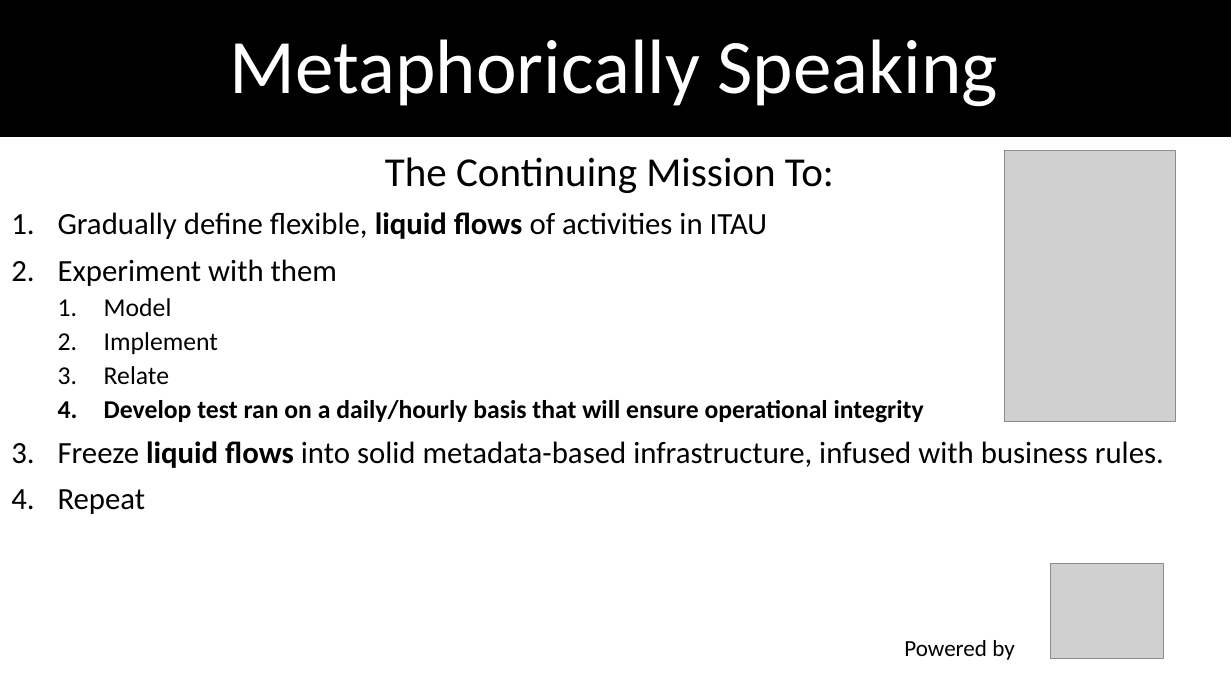
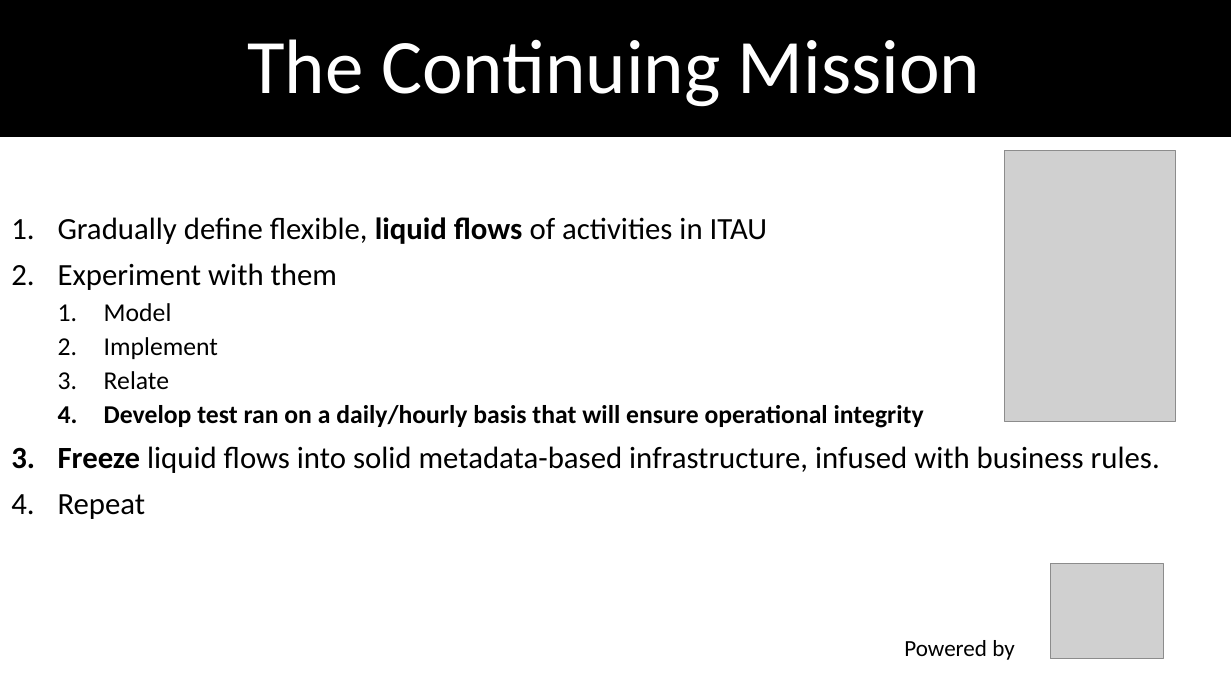
Before and after one commit to dimokgit/ICE, a slide deck: slide 9 of UnitOfWork.pptx. Drawn at 1232x693 pixels with LibreOffice and Linux fonts; fonts in the diff are those of the drawing; grey boxes stand for pictures. Boxes give left, top, right and bottom in pixels: in the first picture for what was removed or moved away, otherwise in the second. Text is boxed around its words. In the diff, an @@ line names an element or a change of style, - is before the commit and + after.

```diff
--- a/UnitOfWork.pptx
+++ b/UnitOfWork.pptx
@@ title at bbox=[247, 39, 980, 107]: text changed @@
-Metaphorically Speaking
+The Continuing Mission
@@ subtitle at bbox=[385, 157, 834, 193]: paragraph removed @@
-The Continuing Mission To:
@@ subtitle at bbox=[58, 446, 1160, 473]: bold on in "Freeze"; bold off in "liquid flows" @@
```
Also in this commit, not shown: 6 other slides changed, 1 slide added, 1 slide removed.
